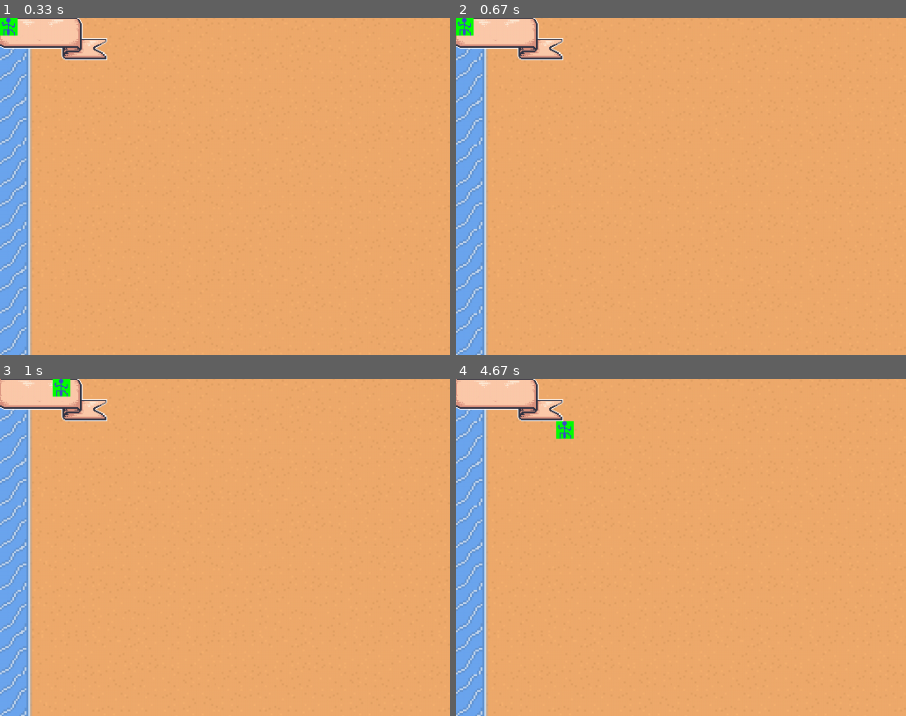
Above: before the commit, frames 1-4 (two rows, left to right).
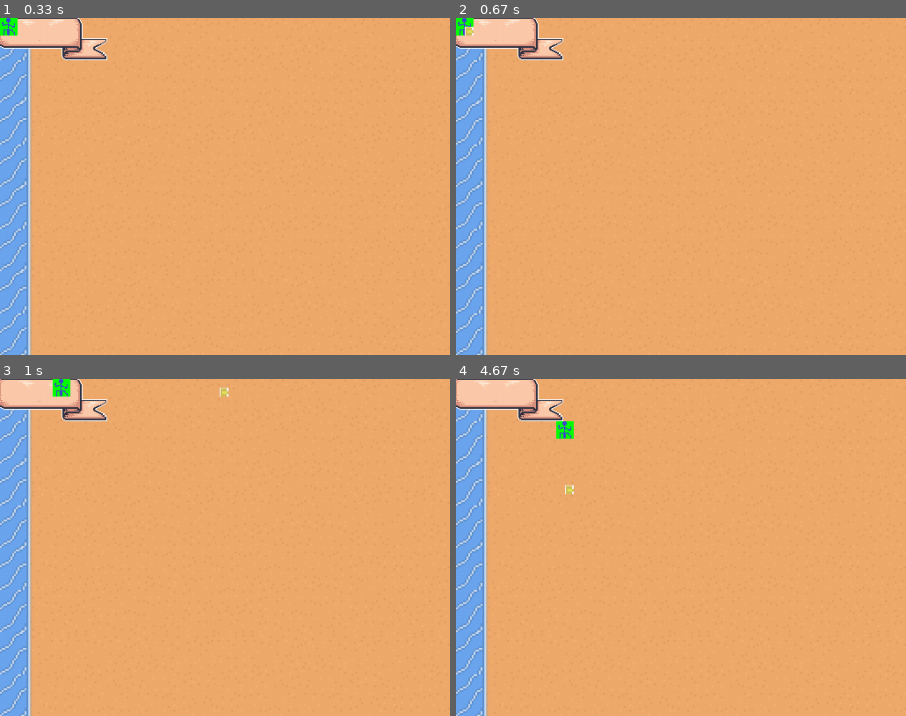
Above: after the commit, the same moments.

Repository: Justinalovado/my_pygame
Game: pygame game, started from main.py
The game is run twice, just before and just after one commit, with the same random seed, the same clock (stepped at 60 frames per second) and the same inputs.
Inputs:
- Up to frame 1 (0.33 s): no input
- Up to frame 2 (0.67 s): tap K at 0.33 s
- Up to frame 3 (1 s): hold D from 0.67 s (still down)
- Up to frame 4 (4.67 s): release D at 1.13 s; hold W 1.17-1.47 s; hold D 1.5-1.97 s; hold A 2-2.53 s; hold S 2.57-2.87 s; hold A 2.9-3.3 s; hold W 3.33-3.7 s; hold D 3.73-4.37 s; hold S from 4.4 s (still down); tap K at 4.55 s
The pictures show only the part of the screen within x 0-50%, y 0-50%; the shares and areas given below are measured in that part.

Frame 1 is identical in both runs. In frame 2, less than 0.1% of the frame differs, in the area x 1-4%, y 2-6%; in frame 3, less than 0.1%; in frame 4, less than 0.1%.

Commit message:
added range attack

Diff:
--- a/Entity.py
+++ b/Entity.py
@@ -11,6 +11,7 @@
         self.width = self.img.get_width()
         self.height = self.img.get_height()
         self.hitbox = self.img.get_rect()
+        self.velocity = (0,0)
     def update(self, keys):
         self.move(keys)
 
@@ -19,14 +20,23 @@
         velocity = (0, 0)
         if keys[pygame.K_d]:
             velocity = (self.speed, velocity[1])
+            self.velocity = (self.speed, velocity[1])
         if keys[pygame.K_a]:
             velocity = (-self.speed, velocity[1])
+            self.velocity = (-self.speed, velocity[1])
         if keys[pygame.K_s]:
             velocity = (velocity[0], self.speed)
+            self.velocity = (velocity[0], self.speed)
         if keys[pygame.K_w]:
             velocity = (velocity[0], -self.speed)
+            self.velocity = ((velocity[0], -self.speed))
+
+
+        # updates x,y positions
         self.x, self.y = self.x + velocity[0], self.y + velocity[1]
+        # updates hitbox
         pygame.Rect.move_ip(self.hitbox, velocity[0], velocity[1])
+
         if self.is_outbound():
             self.x, self.y = self.x - velocity[0], self.y - velocity[1]
             pygame.Rect.move_ip(self.hitbox, -velocity[0], -velocity[1])
@@ -36,3 +46,8 @@
         screen_bottom = 768-self.width
         return True if (self.x<0 or self.x>screen_right or
                         self.y<0 or self.y>screen_bottom) else False
+
+    def attack(self, keys):
+        if keys[pygame.K_k]:
+
+            pass
--- a/main.py
+++ b/main.py
@@ -5,10 +5,21 @@
 flag = 1
 pygame.init()
 clock = pygame.time.Clock()
+# background, screen
 background = pygame.image.load("img/background1.png")
 screen = pygame.display.set_mode((1024,768))
+
+# title
 pygame.display.set_caption("Da game")
+
+# player
 player = player()
+
+# attack
+bullet = pygame.image.load("img/bullet.png")
+bullet = pygame.transform.scale(bullet, (10, 10))
+bullets = []
+
 while True:
     for event in pygame.event.get():
         if event.type == pygame.QUIT:
@@ -18,8 +29,13 @@
             if event.key == pygame.K_ESCAPE:
                 pygame.quit()
                 exit()
+            elif event.key == pygame.K_k:
+                bullet_x_pos = player.x + player.width / 2
+                bullet_y_pos = player.y + player.height / 2
+                bullets.append([bullet_x_pos, bullet_y_pos])
             else:
                 pass
+
     keys_pressed = pygame.key.get_pressed()
     if (1 in keys_pressed):
         player.move(keys_pressed)
@@ -27,6 +43,11 @@
     pygame.draw.rect(screen, 'green', player.hitbox)
     screen.blit(player.img, (player.x, player.y))
 
+    bullets = [[b[0] + player.velocity[0]*4 , b[1] + player.velocity[1]*4] for b in bullets]
+
+    bullets = [[b[0], b[1]] for b in bullets if (b[1] > 0 and b[1] <= 768) and (b[0] > 0 and b[0] <= 1024)]
+    for b_x, b_y in bullets:
+        screen.blit(bullet, (b_x, b_y))
     if flag:
         print(type(player.hitbox))
         flag = 0
Binary file added: img/bullet.png
Not shown, added: .DS_Store
Not shown, added: img/.DS_Store
